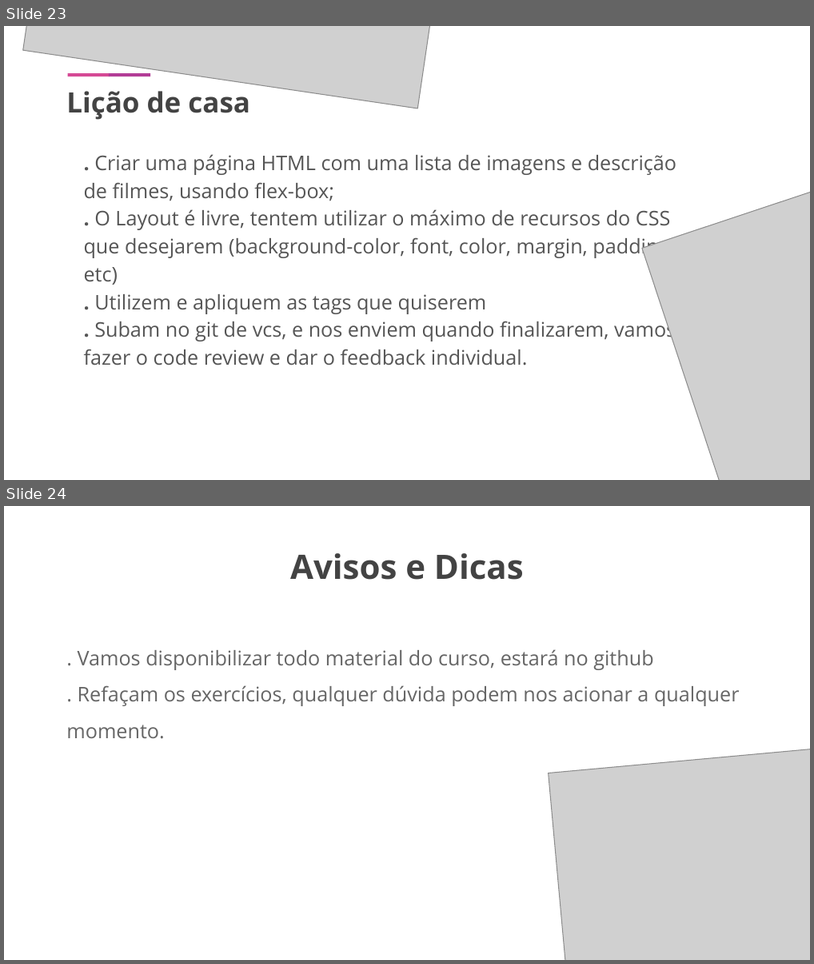
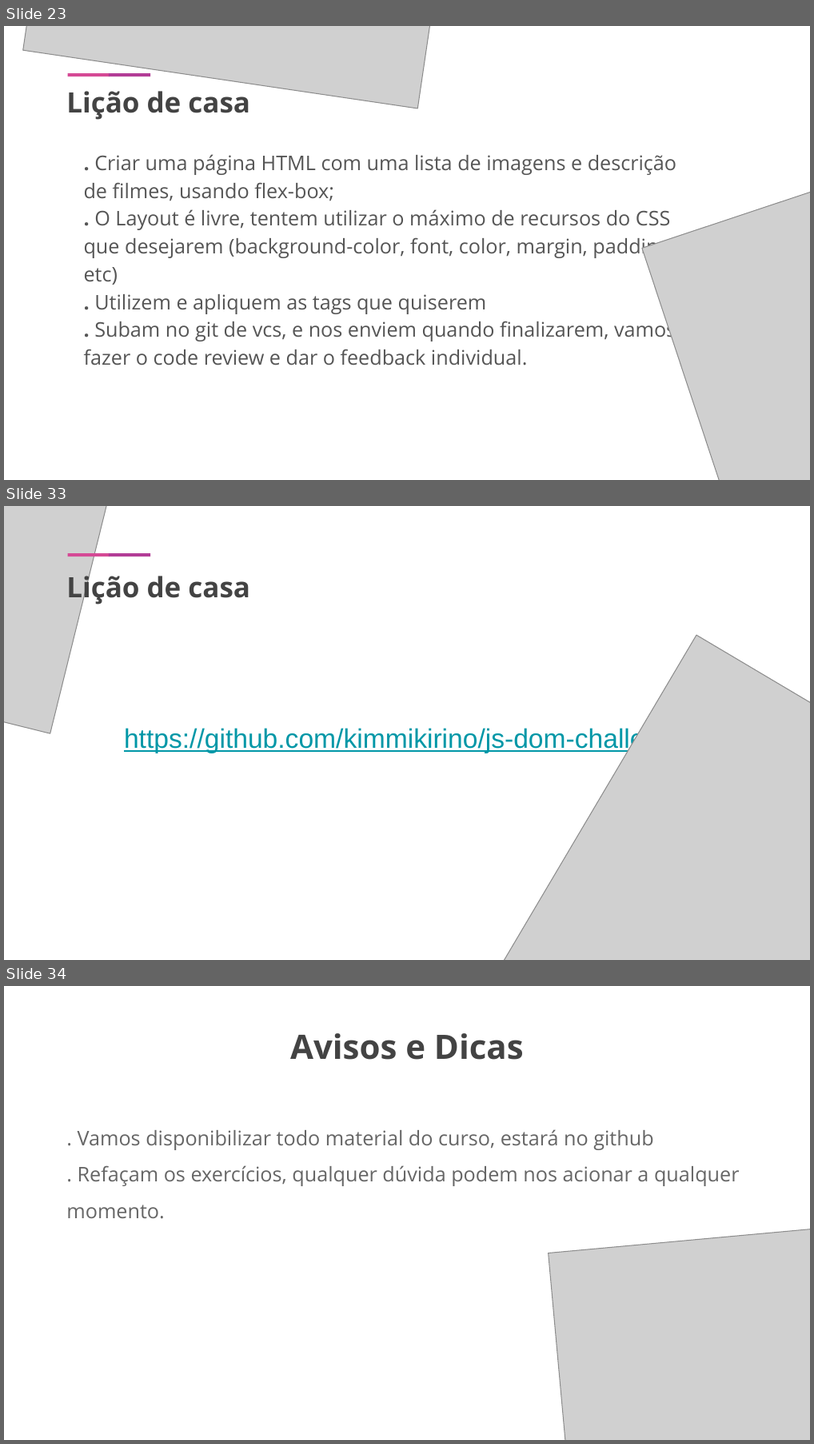
Before and after one commit to kimmikirino/trainees, a slide deck: Front end trainee program.pptx. Shown one above the other, each under a label of ours: slides 23 and 24 before the commit, slides 23, 33 and 34 after it; the slides between them are not shown. The pictures are 814x964 and 814x1444 pixels, drawn with LibreOffice and Linux fonts; fonts in the diff are those of the drawing; grey boxes stand for pictures. Boxes give left, top, right and bottom in pixels: in the first picture for what was removed or moved away, otherwise in the second. Text is boxed around its words. In the diff, an @@ line names an element or a change of style, - is before the commit and + after.

```diff
--- a/Front end trainee program.pptx
+++ b/Front end trainee program.pptx
@@ slide 33 added at [4, 506, 810, 960], background #FFFFFF @@
@@ picture added at [4, 506, 150, 733] @@
@@ rectangle added at [68, 553, 110, 557], fill #D54995 @@
@@ rectangle added at [109, 553, 150, 557], fill #B33C97 @@
@@ text added at [66, 572, 250, 606], 25 pt, text #434343, bold @@
+Lição de casa
@@ picture added at [466, 635, 810, 960] @@
@@ text added at [124, 726, 690, 753], 24 pt, text #0097A7, underline @@
+https://github.com/kimmikirino/js-dom-challenge
@@ what was slide 24 is now slide 34 @@
```
Also in this commit, not shown: 9 other slides added, 8 other files.
